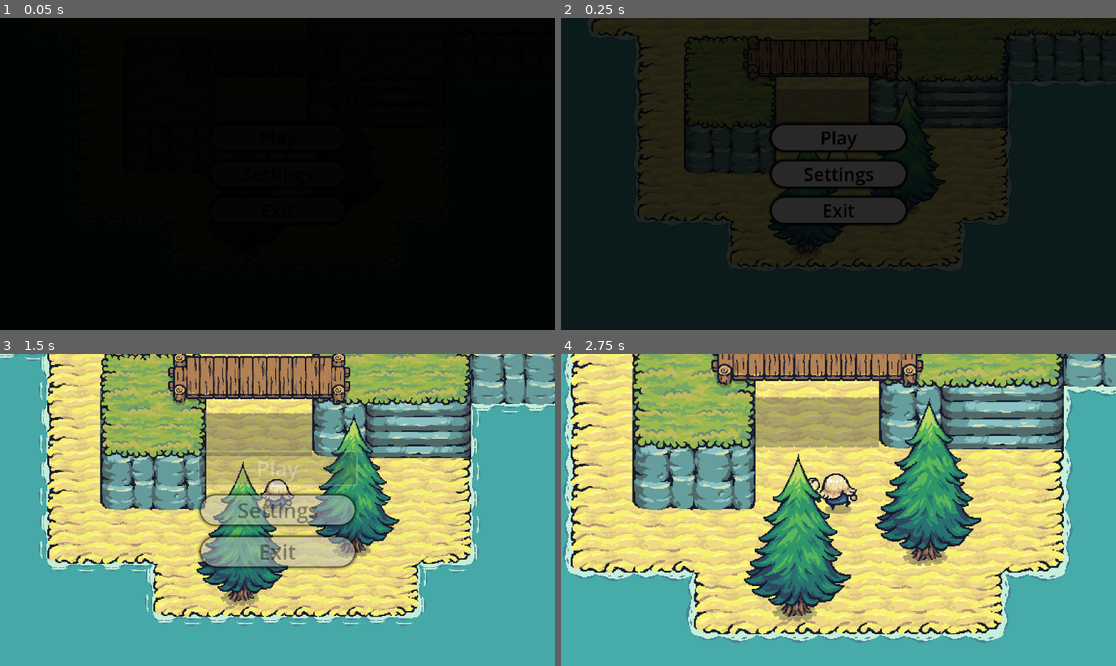
Above: before the commit, frames 1-4 (two rows, left to right).
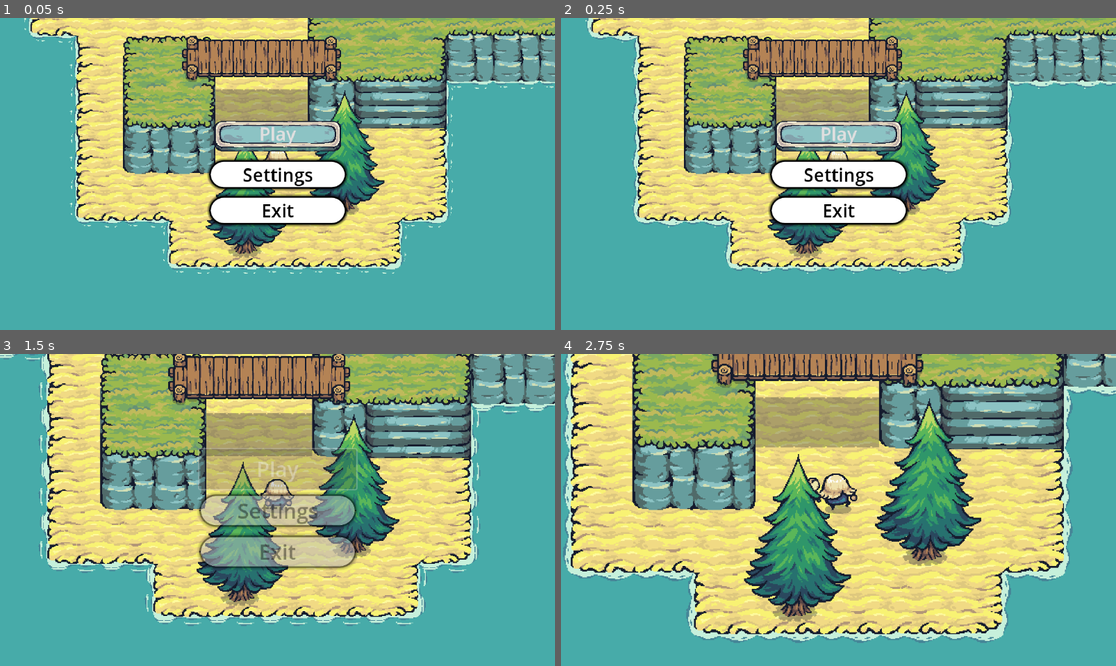
Above: after the commit, the same moments.

Repository: ClementMONDARY/Tree-and-Inventory
Game: Godot game, scene res://scenes/world.tscn
Two runs of this game, one before a commit and one after it. Both use one fixed random seed, a clock stepped at 60 frames per second and the inputs below.
Inputs:
- Up to frame 1 (0.05 s): no input
- Up to frame 2 (0.25 s): no input
- Up to frame 3 (1.5 s): click "Play" at 0.5 s; click "Play" at 1.25 s
- Up to frame 4 (2.75 s): hold D (right) from 2.03 s (still down); hold E (attack) from 2.03 s (still down)

The runs differ from the first frame. In frame 1, 99% of the frame differs, in the area x 0-100%, y 0-100%; in frame 2, 99%; in frame 3, 1.1%; in frame 4, nothing differs.

Commit message:
button texture checkpoint

Diff:
--- a/scenes/main_menu.tscn
+++ b/scenes/main_menu.tscn
@@ -1,6 +1,7 @@
-[gd_scene load_steps=12 format=3 uid="uid://if18q1gjqeef"]
+[gd_scene load_steps=14 format=3 uid="uid://if18q1gjqeef"]
 
 [ext_resource type="Script" path="res://scripts/main_menu.gd" id="1_xub1n"]
+[ext_resource type="Texture2D" uid="uid://ygglt58is08q" path="res://graphics/Tiny Swords/UI/Buttons/Button_Blue_3Slides.png" id="2_sn78v"]
 
 [sub_resource type="StyleBoxFlat" id="StyleBoxFlat_oscel"]
 bg_color = Color(0, 0, 0, 1)
@@ -58,6 +59,10 @@
 "fade_in": SubResource("Animation_hova3"),
 "fade_out": SubResource("Animation_bcoju")
 }
+
+[sub_resource type="StyleBoxTexture" id="StyleBoxTexture_2jdaq"]
+content_margin_bottom = 19.0
+texture = ExtResource("2_sn78v")
 
 [sub_resource type="StyleBoxFlat" id="StyleBoxFlat_5c1ck"]
 bg_color = Color(1, 1, 1, 1)
@@ -139,6 +144,7 @@
 script = ExtResource("1_xub1n")
 
 [node name="Blackscreen" type="Panel" parent="."]
+visible = false
 z_index = 1
 layout_mode = 1
 anchors_preset = 8
@@ -180,9 +186,8 @@
 layout_mode = 2
 size_flags_horizontal = 5
 size_flags_vertical = 6
-theme_override_colors/font_color = Color(0, 0, 0, 1)
 theme_override_font_sizes/font_size = 36
-theme_override_styles/normal = SubResource("StyleBoxFlat_5c1ck")
+theme_override_styles/normal = SubResource("StyleBoxTexture_2jdaq")
 text = "Play"
 
 [node name="settings_button" type="Button" parent="Buttons_VBoxContainer"]
--- a/scenes/player_camera.tscn
+++ b/scenes/player_camera.tscn
@@ -77,6 +77,7 @@
 [node name="main_menu" parent="." instance=ExtResource("2_14ydb")]
 
 [node name="Blackscreen" parent="main_menu" index="0"]
+visible = false
 offset_left = 875.0
 offset_top = -534.0
 offset_right = 3531.93
Binary file added: graphics/Tiny Swords/UI/Font/Alucrads.ttf
Not shown, added: graphics/Tiny Swords/UI/Font/Alucrads.ttf.import
